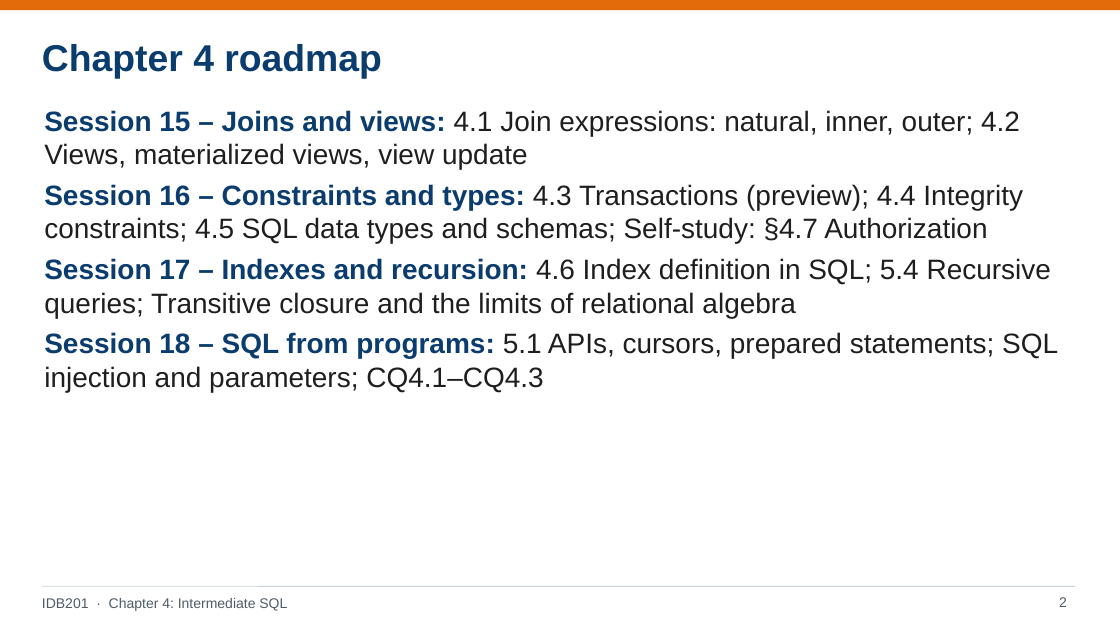
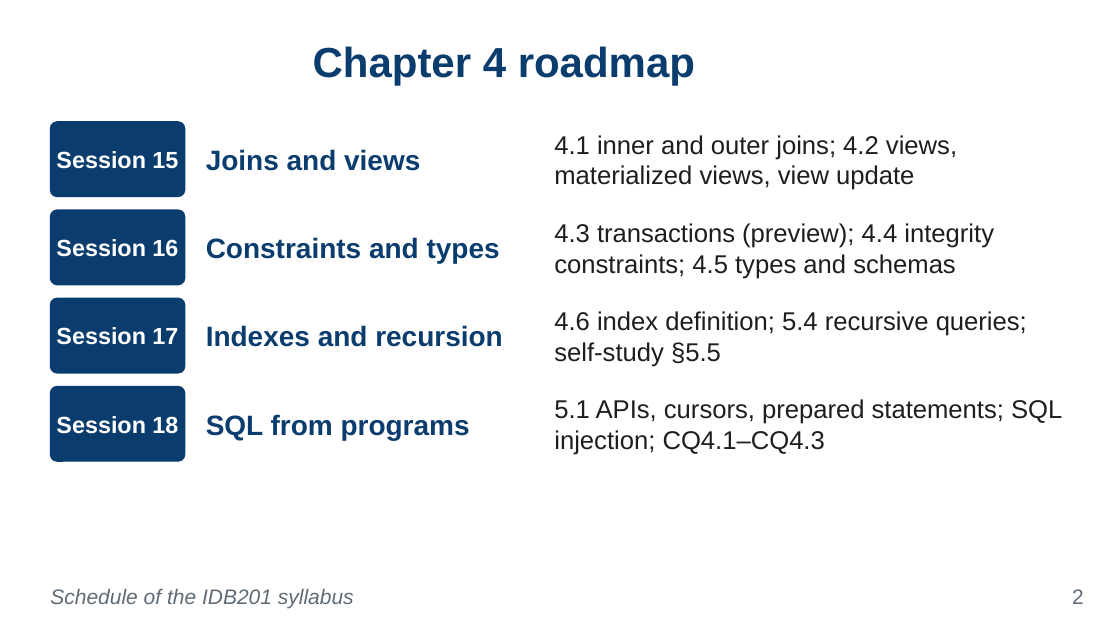
Before and after one commit to VanTTN2/IDB202, a slide deck: slide 2 of IDB201_ket-qua-sua_lan1_1/6_slides/Chapter_4.pptx. Drawn at 1120x630 pixels with LibreOffice and Linux fonts; fonts in the diff are those of the drawing; background and template pictures are left out. Boxes give left, top, right and bottom in pixels: in the first picture for what was removed or moved away, otherwise in the second. Text is boxed around its words. In the diff, an @@ line names an element or a change of style, - is before the commit and + after.

```diff
--- a/IDB201_ket-qua-sua_lan1_1/6_slides/Chapter_4.pptx
+++ b/IDB201_ket-qua-sua_lan1_1/6_slides/Chapter_4.pptx
@@ rectangle removed at (0,0,1120,10) @@
@@ title "Chapter 4 roadmap": place and size @@
-title "Chapter 4 roadmap" at (42,44,382,79)
+title "Chapter 4 roadmap" at (313,46,695,86)
@@ title "Chapter 4 roadmap" at (313,46,695,86): size 32 to 36 pt; alignment left to centre @@
@@ text removed at (44,110,1058,392) @@
-• Session 15 – Joins and views: 4.1 Join expressions: natural, inner, outer; 4.2 Views, materialized views, view update
-• Session 16 – Constraints and types: 4.3 Transactions (preview); 4.4 Integrity constraints; 4.5 SQL data types and schemas; Self-study: §4.7 Authorization
-• Session 17 – Indexes and recursion: 4.6 Index definition in SQL; 5.4 Recursive queries; Transitive closure and the limits of relational algebra
-• Session 18 – SQL from programs: 5.1 APIs, cursors, prepared statements; SQL injection and parameters; CQ4.1–CQ4.3
@@ rounded rectangle added at (50,122,185,197), fill #0B3C6E, outline #0B3C6E 1 pt @@
@@ text added at (206,149,420,171), 24 pt, text #0B3C6E, bold @@
+Joins and views
@@ text added at (554,135,957,190), 22 pt, text #1E1E1E @@
+4.1 inner and outer joins; 4.2 views, materialized views, view update
@@ text added at (56,151,178,169), 20 pt, text #FFFFFF, bold @@
+Session 15
@@ rounded rectangle added at (50,210,185,285), fill #0B3C6E, outline #0B3C6E 1 pt @@
@@ text added at (56,239,178,257), 20 pt, text #FFFFFF, bold @@
+Session 16
@@ text added at (206,237,500,263), 24 pt, text #0B3C6E, bold @@
+Constraints and types
@@ text added at (554,223,994,279), 22 pt, text #1E1E1E @@
+4.3 transactions (preview); 4.4 integrity constraints; 4.5 types and schemas
@@ rounded rectangle added at (50,298,185,373), fill #0B3C6E, outline #0B3C6E 1 pt @@
@@ text added at (56,327,178,345), 20 pt, text #FFFFFF, bold @@
+Session 17
@@ text added at (206,325,503,347), 24 pt, text #0B3C6E, bold @@
+Indexes and recursion
@@ text added at (554,311,1027,367), 22 pt, text #1E1E1E @@
+4.6 index definition; 5.4 recursive queries; self-study §5.5
@@ rounded rectangle added at (50,386,185,461), fill #0B3C6E, outline #0B3C6E 1 pt @@
@@ text added at (56,416,178,434), 20 pt, text #FFFFFF, bold @@
+Session 18
@@ text added at (206,414,470,440), 24 pt, text #0B3C6E, bold @@
+SQL from programs
@@ text added at (554,399,1062,455), 22 pt, text #1E1E1E @@
+5.1 APIs, cursors, prepared statements; SQL injection; CQ4.1–CQ4.3
@@ line removed from (42, 586) to (1075, 586) @@
@@ text removed at (42,598,287,611) @@
-IDB201 · Chapter 4: Intermediate SQL
@@ text added at (50,589,354,609), 18 pt, text #5F6B76, italic @@
+Schedule of the IDB201 syllabus
@@ page number: place and size @@
-page number at (1059,597,1067,607)
+page number at (1072,589,1084,604)
@@ page number at (1072,589,1084,604): size 12 to 18 pt, text colour #4F5B66 to #5F6B76 @@
```
Also in this commit, not shown: 26 other slides changed, 20 slides added, 20 slides removed, 35 other files.
